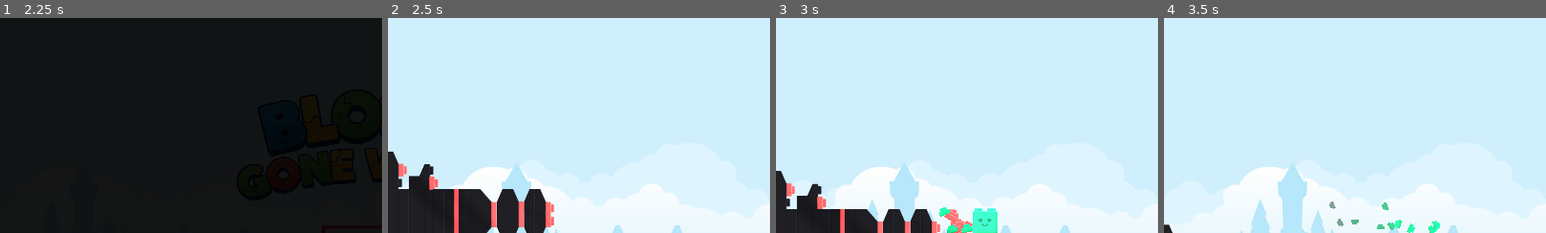
Above: before the commit, frames 1-4 (left to right).
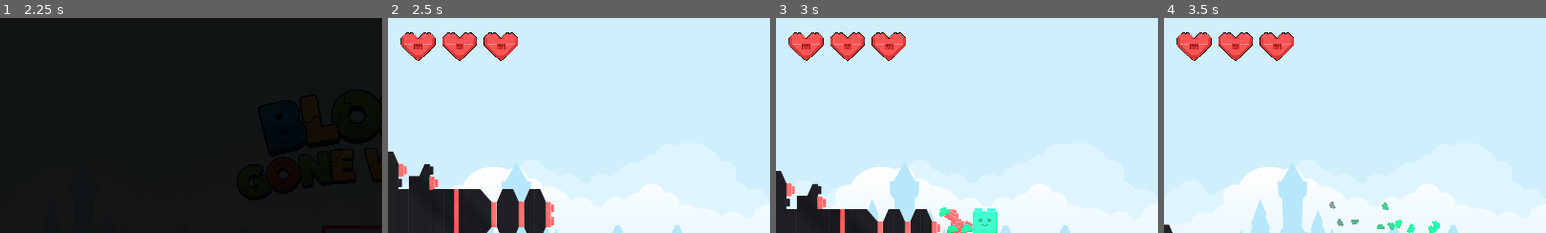
Above: after the commit, the same moments.

Repository: mlotr/Blocks_Gone_Wrong
Game: Godot game, scene res://scenes/title_screen.tscn
Same seed, same stepped clock (60 frames per second), same inputs: the game is played once before the commit and once after it. The project has no main scene, so this scene is started directly. Sound files missing from this copy of the repository are replaced by a short silence.
Inputs (mouse positions are % of the whole screen's width and height, from its top left):
- Up to frame 1 (2.25 s): click "PLAY" at 0.5 s; click "PLAY" at 1.25 s; move the mouse to (72, 45) at 2.02 s; press the mouse at (72, 45) at 2.03 s; hold Up (ui_up) from 2.03 s (still down)
- Up to frame 2 (2.5 s): keep holding Up (ui_up)
- Up to frame 3 (3 s): move the mouse to (30, 55) at 2.77 s; release Up (ui_up) at 2.78 s; release the mouse at (30, 55) at 2.78 s; hold Down (ui_down) from 2.78 s (still down); click (30, 55) at 2.85 s
- Up to frame 4 (3.5 s): keep holding Down (ui_down)
The pictures show only the part of the screen within x 0-50%, y 0-50%; the shares and areas given below are measured in that part.

Frame 1 is identical in both runs. In frame 2, 2.5% of the frame differs, in the area x 3-34%, y 6-20%; in frame 3, 2.5%; in frame 4, 2.5%.

Commit message:
Added game manager and connected to other scenes

Diff:
--- a/scenes/block.tscn
+++ b/scenes/block.tscn
@@ -18,7 +18,7 @@
 cull_mode = 1
 polygon = PackedVector2Array(-33, -33, 31, -33, 31, 32, -33, 32)
 
-[node name="Block" type="StaticBody2D"]
+[node name="Block" type="StaticBody2D" groups=["Destructible"]]
 script = ExtResource("1_guht0")
 
 [node name="Sprite2D" type="Sprite2D" parent="."]
--- a/scenes/hud.tscn
+++ b/scenes/hud.tscn
@@ -1,3 +1,20 @@
-[gd_scene format=3 uid="uid://du37ei57qnfmg"]
+[gd_scene load_steps=3 format=3 uid="uid://du37ei57qnfmg"]
+
+[ext_resource type="Script" path="res://scripts/hud.gd" id="1_gw07i"]
+[ext_resource type="PackedScene" uid="uid://cutbnl0nifuu5" path="res://scenes/life_ui.tscn" id="2_j7pkw"]
 
 [node name="HUD" type="CanvasLayer"]
+script = ExtResource("1_gw07i")
+life_scene = ExtResource("2_j7pkw")
+
+[node name="Control" type="Control" parent="."]
+layout_mode = 3
+anchors_preset = 15
+anchor_right = 1.0
+anchor_bottom = 1.0
+grow_horizontal = 2
+grow_vertical = 2
+
+[node name="HBoxContainer" type="HBoxContainer" parent="Control"]
+offset_right = 40.0
+offset_bottom = 40.0
--- a/scenes/level_1.tscn
+++ b/scenes/level_1.tscn
@@ -9,6 +9,8 @@
 [ext_resource type="Texture2D" uid="uid://bn4h3ngrfumte" path="res://brick_assets/Green/brick_high_slope_left_2.png" id="5_gww18"]
 [ext_resource type="Texture2D" uid="uid://c8yvs4wft0bhx" path="res://brick_assets/Red/brick_high_slope_left_4.png" id="6_d5agu"]
 [ext_resource type="AudioStream" uid="uid://dw10l56mnuvov" path="res://sounds/audio_hero_Toys-On-Parade_SIPML_Q-0240.mp3" id="9_fjmhu"]
+[ext_resource type="PackedScene" uid="uid://du37ei57qnfmg" path="res://scenes/hud.tscn" id="10_dlntt"]
+[ext_resource type="Script" path="res://scripts/game_manager.gd" id="11_e1vvc"]
 
 [sub_resource type="OccluderPolygon2D" id="OccluderPolygon2D_joon8"]
 polygon = PackedVector2Array(-97, -16, 95, -16, 95, 16, -97, 16)
@@ -168,6 +170,12 @@
 volume_db = -10.0
 autoplay = true
 
+[node name="HUD" parent="." instance=ExtResource("10_dlntt")]
+
+[node name="GameManager" type="Node" parent="." groups=["Managers"]]
+script = ExtResource("11_e1vvc")
+hud_path = NodePath("../HUD")
+
 [editable path="BlocksContainer/Block3"]
 [editable path="BlocksContainer/Block4"]
 [editable path="BlocksContainer/Block5"]
--- a/scenes/life_ui.tscn
+++ b/scenes/life_ui.tscn
@@ -1,5 +1,6 @@
-[gd_scene load_steps=2 format=3 uid="uid://cutbnl0nifuu5"]
+[gd_scene load_steps=3 format=3 uid="uid://cutbnl0nifuu5"]
 
+[ext_resource type="Script" path="res://scripts/life_ui.gd" id="1_0haq4"]
 [ext_resource type="Texture2D" uid="uid://c12bit6w4b7f4" path="res://UI/block_life.png" id="1_6ln70"]
 
 [node name="LifeUI" type="Control"]
@@ -16,7 +17,11 @@
 offset_bottom = -440.0
 grow_horizontal = 2
 grow_vertical = 2
+size_flags_horizontal = 4
+size_flags_vertical = 4
+script = ExtResource("1_0haq4")
 
 [node name="Sprite2D" type="Sprite2D" parent="."]
-scale = Vector2(0.3, 0.3)
+position = Vector2(76, 69)
+scale = Vector2(0.15, 0.15)
 texture = ExtResource("1_6ln70")
--- a/scripts/block.gd
+++ b/scripts/block.gd
@@ -1,4 +1,6 @@
 extends StaticBody2D
+
+signal destroyed
 
 # --- EXPORT VARIABLES ---
 @export_enum("Yellow", "Red", "Green", "Blue", "White", "Black") var block_color: String = "Yellow"
@@ -59,6 +61,10 @@
 	# 4. Wait and free
 	await particles.finished
 	await broken_sfx.finished
+
+	destroyed.emit()
+	await particles.finished
+
 	queue_free()
 
 func _shake_block() -> void:
--- a/scripts/bullet.gd
+++ b/scripts/bullet.gd
@@ -78,4 +78,6 @@
 			# Optional: Play a "Recharge" sound here
 
 func _on_visible_on_screen_notifier_2d_screen_exited() -> void:
+	# Let Game Manager know
+	get_tree().call_group("Managers", "_on_life_lost")
 	queue_free()
--- /dev/null
+++ b/scripts/game_manager.gd
@@ -0,0 +1,67 @@
+extends Node
+
+@export var total_lives: int = 3
+@export var hud_path: NodePath
+# Opzionale: trascina qui la scena del Game Over / Victory
+@export var result_screen_scene: PackedScene
+
+var _current_lives: int
+var _blocks_remaining: int = 0
+var _hud_ref
+
+func _ready():
+	_current_lives = total_lives
+
+	# 1. Setup HUD
+	if hud_path:
+		_hud_ref = get_node(hud_path)
+		_hud_ref.setup_lives(total_lives)
+
+	# 2. Conta i blocchi
+	# IMPORTANTE: Assicurati che i blocchi siano nel gruppo "Destructible"
+	var blocks = get_tree().get_nodes_in_group("Destructible")
+	_blocks_remaining = blocks.size()
+
+	# 3. Connetti i segnali dei blocchi
+	for block in blocks:
+		# Assumiamo che il blocco emetta un segnale 'destroyed'
+		if block.has_signal("destroyed"):
+			block.destroyed.connect(_on_block_destroyed)
+
+	# Nota: Per il Bullet, poiché viene istanziato dinamicamente dal Cannone,
+	# non possiamo connetterlo qui nel _ready.
+	# Useremo un segnale globale o un metodo chiamato dal Bullet stesso.
+
+# Funzione chiamata dal Bullet quando esce dallo schermo
+# (Vedi sotto come chiamarla)
+func _on_life_lost():
+	if _current_lives <= 0: return # Già morto
+
+	_current_lives -= 1
+
+	# Aggiorna l'HUD (toglie l'ultimo cuore rimasto)
+	if _hud_ref:
+		_hud_ref.drop_life(_current_lives)
+
+	print("Vite rimaste: ", _current_lives)
+
+	if _current_lives <= 0:
+		_game_over()
+
+func _on_block_destroyed():
+	_blocks_remaining -= 1
+	print("Blocchi rimasti: ", _blocks_remaining)
+
+	if _blocks_remaining <= 0:
+		_victory()
+
+func _game_over():
+	print("GAME OVER")
+	# Qui istanzierai la scena ResultScreen col testo "LOSE"
+	# O semplicemente ricarichi la scena dopo un timer
+	await get_tree().create_timer(1.0).timeout
+	get_tree().reload_current_scene() # Placeholder
+
+func _victory():
+	print("VICTORY")
+	# Idem come sopra
--- /dev/null
+++ b/scripts/hud.gd
@@ -0,0 +1,22 @@
+extends CanvasLayer
+
+# Trascina qui la scena LifeUI.tscn
+@export var life_scene: PackedScene
+@onready var lives_container = $Control/HBoxContainer
+
+# Crea i cuori all'inizio
+func setup_lives(amount: int):
+	# Pulisci eventuali rimasugli (utile se riusi l'oggetto)
+	for child in lives_container.get_children():
+		child.queue_free()
+
+	for i in range(amount):
+		var life = life_scene.instantiate()
+		lives_container.add_child(life)
+
+# Chiamata quando si perde una vita
+func drop_life(index: int):
+	# Ottieni il cuore corrispondente all'indice (es. l'ultimo della lista)
+	var lives = lives_container.get_children()
+	if index >= 0 and index < lives.size():
+		lives[index].lose_life_visual()
--- /dev/null
+++ b/scripts/life_ui.gd
@@ -0,0 +1,17 @@
+extends Control
+
+@onready var sprite = $Sprite2D
+#@onready var particles = $CPUParticles2D
+#@onready var audio = $AudioStreamPlayer
+
+func lose_life_visual():
+	# Nascondi il cuore
+	sprite.visible = false
+
+	# Riproduci effetti
+	#particles.restart()
+	#if audio.stream:
+		#audio.play()
+
+	# Non facciamo queue_free() subito, altrimenti il suono si taglia.
+	# Le particelle e il suono continueranno, ma il cuore è "visivamente" andato.
Not shown: 1 places in scenes/level_1.tscn that only renumber resources
